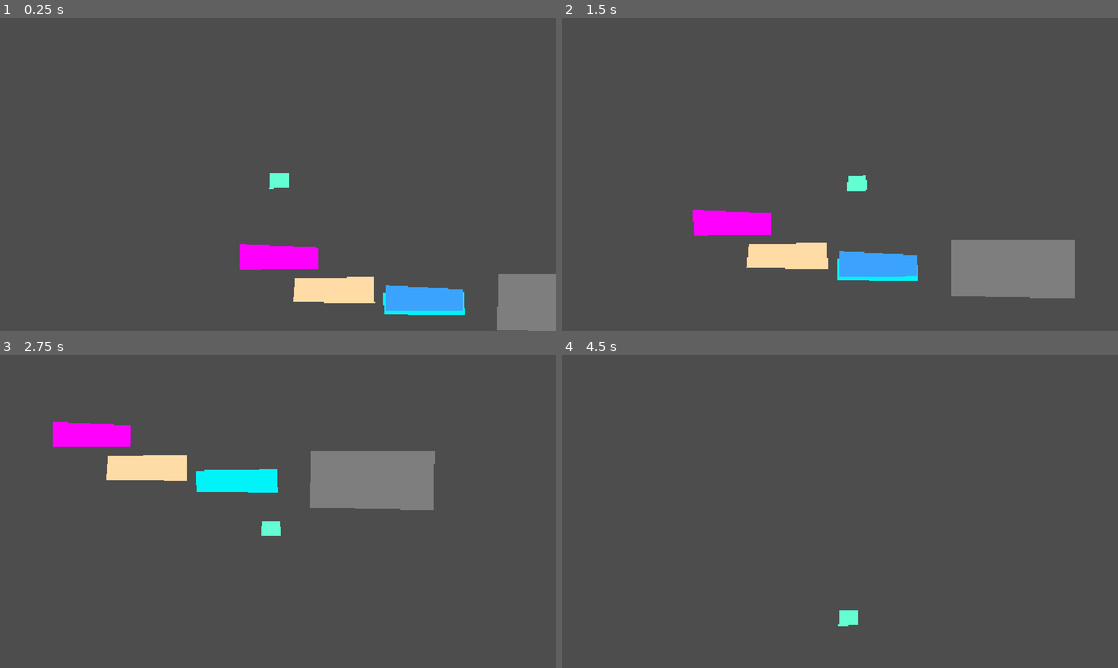
Above: before the commit, frames 1-4 (two rows, left to right).
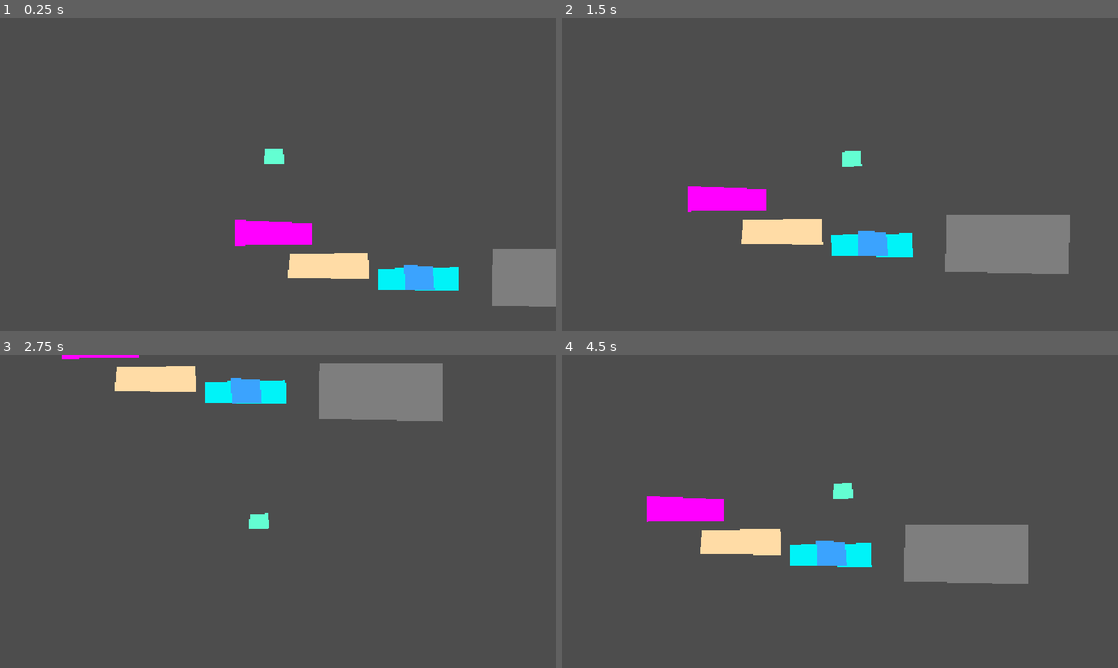
Above: after the commit, the same moments.

Repository: Ariana15-ro/Recling-Kingdom
Game: Godot game, scene res://scenes/rooms/test_room.tscn
The game is run twice, just before and just after one commit, with the same random seed, the same clock (stepped at 60 frames per second) and the same inputs.
Inputs:
- Up to frame 1 (0.25 s): no input
- Up to frame 2 (1.5 s): hold D (move_right) from 0.53 s (still down); tap E (interact) at 0.6, 1.35 s; tap Space (jump) at 0.77 s
- Up to frame 3 (2.75 s): tap Space (jump) at 1.52 s; release D (move_right) at 2.03 s; hold A (move_left) from 2.03 s (still down); tap E (interact) at 2.1 s
- Up to frame 4 (4.5 s): release A (move_left) at 2.78 s; hold D (move_right) 2.78-4.28 s; tap E (interact) at 2.85, 3.6, 4.35 s; tap Space (jump) at 3.02, 3.77 s; hold A (move_left) from 4.28 s (still down)

The runs differ from the first frame. In frame 1, 8.4% of the frame differs, in the area x 42-100%, y 41-100%; in frame 2, 10%; in frame 3, 14%, in the area x 9-80%, y 0-58%; in frame 4, 7.8%.

Commit message:
Zona B + C

Diff:
--- a/scenes/items/watering_can_pickup.tscn
+++ b/scenes/items/watering_can_pickup.tscn
@@ -3,20 +3,21 @@
 [ext_resource type="Script" uid="uid://71tm4xgy7bqy" path="res://scripts/watering_can_pickup.gd" id="1_rr0x1"]
 
 [sub_resource type="RectangleShape2D" id="RectangleShape2D_8bu3f"]
-size = Vector2(164, 52.5)
+size = Vector2(58.99624, 53.48123)
 
 [node name="WateringCanPickup" type="Area2D" unique_id=1046913780]
 rotation = 0.011295007
 script = ExtResource("1_rr0x1")
 
 [node name="Polygon2D" type="Polygon2D" parent="." unique_id=79497710]
-position = Vector2(246.58289, 50.218117)
+position = Vector2(264.60892, 53.353455)
 rotation = 0.006698916
+scale = Vector2(1.066543, 0.8737977)
 color = Color(0.23210964, 0.6430787, 0.9999998, 1)
-polygon = PackedVector2Array(-294, -50, -293, 3, -133, 1, -133, -43)
+polygon = PackedVector2Array(-245.85245, -51.795204, -244.45053, 8.398739, -186.53284, 6.1247635, -190.69937, -50.35918)
 uv = PackedVector2Array(-217, -39, -219, 14, -127, 11, -131, -41)
 
 [node name="CollisionShape2D" type="CollisionShape2D" parent="." unique_id=1444395429]
-position = Vector2(32.314243, 27.636774)
+position = Vector2(32.393272, 34.636337)
 shape = SubResource("RectangleShape2D_8bu3f")
 debug_color = Color(0.6784314, 0.29803923, 1, 1)
--- a/scenes/player/Player.tscn
+++ b/scenes/player/Player.tscn
@@ -21,7 +21,10 @@
 shape = SubResource("RectangleShape2D_6bqn6")
 
 [node name="Camera2D" type="Camera2D" parent="Player" unique_id=808845750]
+position = Vector2(11, 50)
 ignore_rotation = false
 limit_enabled = false
+limit_left = 0
+limit_bottom = 700
 position_smoothing_enabled = true
 position_smoothing_speed = 8.0
--- a/scenes/rooms/level_1.tscn
+++ b/scenes/rooms/level_1.tscn
@@ -3,64 +3,118 @@
 [ext_resource type="PackedScene" uid="uid://bpd28qo61rpd2" path="res://scenes/player/Player.tscn" id="1_jujyk"]
 [ext_resource type="PackedScene" uid="uid://bo03vkcdohy6k" path="res://scenes/rooms/polluted_zone.tscn" id="2_qqwko"]
 [ext_resource type="PackedScene" uid="uid://cn1habnlgcycd" path="res://scenes/items/watering_can_pickup.tscn" id="3_pub68"]
+[ext_resource type="PackedScene" uid="uid://brk3g7e8wh4hj" path="res://scenes/rooms/plataform.tscn" id="4_qqwko"]
+[ext_resource type="PackedScene" uid="uid://dcu05urtfn308" path="res://scenes/rooms/plataforma_mini.tscn" id="5_pub68"]
 
-[sub_resource type="PhysicsMaterial" id="PhysicsMaterial_gfjak"]
+[node name="Leverl_1" type="Node2D" unique_id=2013447258]
 
-[sub_resource type="RectangleShape2D" id="RectangleShape2D_nnide"]
-size = Vector2(164, 55.75)
+[node name="PollutedZone" parent="." unique_id=938496978 instance=ExtResource("2_qqwko")]
+position = Vector2(820, 149)
 
-[node name="TestRoom" type="Node2D" unique_id=2013447258]
+[node name="PollutedZone2" parent="." unique_id=1188844383 instance=ExtResource("2_qqwko")]
+position = Vector2(1945, 149)
 
-[node name="StaticBody2D2" type="StaticBody2D" parent="." unique_id=1830267721]
-position = Vector2(120, 70)
-physics_material_override = SubResource("PhysicsMaterial_gfjak")
+[node name="PollutedZone3" parent="." unique_id=738496462 instance=ExtResource("2_qqwko")]
+position = Vector2(602, 572)
 
-[node name="CollisionShape2D" type="CollisionShape2D" parent="StaticBody2D2" unique_id=1815137324]
-position = Vector2(-27, 0.75)
-shape = SubResource("RectangleShape2D_nnide")
-debug_color = Color(0.6784314, 0.29803923, 1, 1)
-
-[node name="Polygon2D" type="Polygon2D" parent="StaticBody2D2" unique_id=2101409356]
-position = Vector2(186, 25)
-color = Color(1, 0, 1, 1)
-polygon = PackedVector2Array(-294, -50, -293, 3, -133, 1, -133, -43)
-uv = PackedVector2Array(-217, -39, -219, 14, -127, 11, -131, -41)
-
-[node name="StaticBody2D3" type="StaticBody2D" parent="." unique_id=1780360559]
-position = Vector2(335, 230)
-physics_material_override = SubResource("PhysicsMaterial_gfjak")
-
-[node name="CollisionShape2D" type="CollisionShape2D" parent="StaticBody2D3" unique_id=1647081393]
-position = Vector2(57, -62.125)
-shape = SubResource("RectangleShape2D_nnide")
-debug_color = Color(0.6784314, 0.29803923, 1, 1)
-
-[node name="Polygon2D" type="Polygon2D" parent="StaticBody2D3" unique_id=299110534]
-position = Vector2(225, -44)
-color = Color(1.540184e-06, 0.9564342, 0.9761316, 1)
-polygon = PackedVector2Array(-251, -40, -250, 4, -82, 6, -84, -43)
-uv = PackedVector2Array(-217, -39, -219, 14, -127, 11, -131, -41)
-
-[node name="StaticBody2D4" type="StaticBody2D" parent="." unique_id=566338511]
-position = Vector2(207, 141)
-physics_material_override = SubResource("PhysicsMaterial_gfjak")
-
-[node name="CollisionShape2D" type="CollisionShape2D" parent="StaticBody2D4" unique_id=573073930]
-shape = SubResource("RectangleShape2D_nnide")
-debug_color = Color(0.6784314, 0.29803923, 1, 1)
-
-[node name="Polygon2D" type="Polygon2D" parent="StaticBody2D4" unique_id=1474172704]
-position = Vector2(186, 25)
-color = Color(1, 0.8627451, 0.6509804, 1)
-polygon = PackedVector2Array(-266, -50, -271, -1, -102, 1, -104, -53)
-uv = PackedVector2Array(-217, -39, -219, 14, -127, 11, -131, -41)
+[node name="WateringCanPickup" parent="." unique_id=178044490 instance=ExtResource("3_pub68")]
+position = Vector2(396, 352)
+rotation = 0.00046792254
 
 [node name="Node2D" parent="." unique_id=481005323 instance=ExtResource("1_jujyk")]
-position = Vector2(91, -113)
+position = Vector2(96, 440)
 
-[node name="PollutedZone" parent="." unique_id=938496978 instance=ExtResource("2_qqwko")]
-position = Vector2(-47, 10)
+[node name="Plataform" parent="." unique_id=2093002216 instance=ExtResource("4_qqwko")]
+position = Vector2(0, 480)
 
-[node name="WateringCanPickup" parent="." unique_id=178044490 instance=ExtResource("3_pub68")]
-position = Vector2(361, 132)
-rotation = 0.00046792254
+[node name="Plataform2" parent="." unique_id=1239411352 instance=ExtResource("4_qqwko")]
+position = Vector2(128, 480)
+
+[node name="Plataform3" parent="." unique_id=46504511 instance=ExtResource("4_qqwko")]
+position = Vector2(256, 480)
+
+[node name="Plataform4" parent="." unique_id=1342941755 instance=ExtResource("4_qqwko")]
+position = Vector2(384, 480)
+
+[node name="Plataform5" parent="." unique_id=1829040257 instance=ExtResource("4_qqwko")]
+position = Vector2(512, 480)
+
+[node name="Plataform6" parent="." unique_id=1209636035 instance=ExtResource("4_qqwko")]
+position = Vector2(640, 480)
+
+[node name="Escalon" parent="." unique_id=1963234520 instance=ExtResource("4_qqwko")]
+position = Vector2(832, 448)
+
+[node name="Escalon2" parent="." unique_id=790211610 instance=ExtResource("4_qqwko")]
+position = Vector2(960, 416)
+
+[node name="Escalon3" parent="." unique_id=1459967779 instance=ExtResource("4_qqwko")]
+position = Vector2(1088, 384)
+
+[node name="Escalon4" parent="." unique_id=1933177406 instance=ExtResource("4_qqwko")]
+position = Vector2(1216, 352)
+
+[node name="Escalon5" parent="." unique_id=1281618284 instance=ExtResource("4_qqwko")]
+position = Vector2(1718, 352)
+
+[node name="Escalon6" parent="." unique_id=1536795598 instance=ExtResource("4_qqwko")]
+position = Vector2(1846, 352)
+
+[node name="Escalon8" parent="." unique_id=688826006 instance=ExtResource("4_qqwko")]
+position = Vector2(1900, 739)
+
+[node name="Escalon10" parent="." unique_id=235534758 instance=ExtResource("4_qqwko")]
+position = Vector2(2011, 678)
+
+[node name="Escalon11" parent="." unique_id=1098543274 instance=ExtResource("4_qqwko")]
+position = Vector2(2108, 622)
+
+[node name="Escalon12" parent="." unique_id=971925632 instance=ExtResource("4_qqwko")]
+position = Vector2(2197, 562)
+
+[node name="Escalon13" parent="." unique_id=272292980 instance=ExtResource("4_qqwko")]
+position = Vector2(2285, 490)
+
+[node name="Escalon14" parent="." unique_id=564801078 instance=ExtResource("4_qqwko")]
+position = Vector2(2376, 430)
+
+[node name="Escalon19" parent="." unique_id=1007836634 instance=ExtResource("4_qqwko")]
+position = Vector2(3156, 307)
+
+[node name="Escalon20" parent="." unique_id=1880966217 instance=ExtResource("4_qqwko")]
+position = Vector2(3245, 247)
+
+[node name="Escalon21" parent="." unique_id=740009680 instance=ExtResource("4_qqwko")]
+position = Vector2(3333, 175)
+
+[node name="Escalon22" parent="." unique_id=121932848 instance=ExtResource("4_qqwko")]
+position = Vector2(3424, 115)
+
+[node name="Escalon23" parent="." unique_id=1287019107 instance=ExtResource("4_qqwko")]
+position = Vector2(3554, 115)
+
+[node name="Escalon9" parent="." unique_id=40413284 instance=ExtResource("4_qqwko")]
+position = Vector2(2244, 352)
+
+[node name="Escalon15" parent="." unique_id=638143023 instance=ExtResource("4_qqwko")]
+position = Vector2(2888, 352)
+
+[node name="Escalon16" parent="." unique_id=858643400 instance=ExtResource("4_qqwko")]
+position = Vector2(3012, 352)
+
+[node name="Escalon7" parent="." unique_id=593614828 instance=ExtResource("4_qqwko")]
+position = Vector2(2029, 353)
+
+[node name="Polygon2D2" type="Polygon2D" parent="Escalon7" unique_id=1019585885]
+position = Vector2(28, 19.000015)
+scale = Vector2(1, 0.5714286)
+color = Color(0.8293233, 0.44765526, 0, 1)
+offset = Vector2(79, 21)
+polygon = PackedVector2Array(-16, -48, -16, -48, -144, -48, -144, 8, -17, 7)
+uv = PackedVector2Array(-16, -48, -16, -48, -144, -48, -144, 8, -17, 7)
+
+[node name="Plataforma_mini" parent="." unique_id=1872828355 instance=ExtResource("5_pub68")]
+position = Vector2(1701, 727)
+
+[node name="Plataforma_mini2" parent="." unique_id=342487737 instance=ExtResource("5_pub68")]
+position = Vector2(1523, 727)
--- /dev/null
+++ b/scenes/rooms/plataform.tscn
@@ -0,0 +1,18 @@
+[gd_scene format=3 uid="uid://brk3g7e8wh4hj"]
+
+[sub_resource type="RectangleShape2D" id="RectangleShape2D_6bqn6"]
+size = Vector2(128, 32)
+
+[node name="Plataform" type="StaticBody2D" unique_id=2093002216]
+
+[node name="CollisionShape2D" type="CollisionShape2D" parent="." unique_id=2094796878]
+position = Vector2(127, 19)
+shape = SubResource("RectangleShape2D_6bqn6")
+
+[node name="Polygon2D" type="Polygon2D" parent="." unique_id=1769099790]
+position = Vector2(128, 18.428572)
+scale = Vector2(1, 0.5714286)
+color = Color(0.8293233, 0.44765526, 0, 1)
+offset = Vector2(79, 21)
+polygon = PackedVector2Array(-16, -48, -16, -48, -144, -48, -144, 8, -16, 7.999996)
+uv = PackedVector2Array(-16, -48, -16, -48, -144, -48, -144, 8, -17, 7)
--- /dev/null
+++ b/scenes/rooms/plataforma_mini.tscn
@@ -0,0 +1,18 @@
+[gd_scene format=3 uid="uid://dcu05urtfn308"]
+
+[sub_resource type="RectangleShape2D" id="RectangleShape2D_j1udn"]
+size = Vector2(55, 31)
+
+[node name="Plataforma_mini" type="StaticBody2D" unique_id=1872828355]
+
+[node name="CollisionShape2D" type="CollisionShape2D" parent="." unique_id=1950944255]
+position = Vector2(90.5, 19.5)
+shape = SubResource("RectangleShape2D_j1udn")
+
+[node name="Polygon2D" type="Polygon2D" parent="." unique_id=1618036707]
+position = Vector2(90.92969, 18.428572)
+scale = Vector2(0.4296875, 0.5714286)
+color = Color(0.8293233, 0.44765526, 0, 1)
+offset = Vector2(79, 21)
+polygon = PackedVector2Array(-16, -48, -16, -48, -144, -48, -144, 8, -16, 7.999996)
+uv = PackedVector2Array(-16, -48, -16, -48, -144, -48, -144, 8, -17, 7)
--- a/scenes/rooms/polluted_zone.tscn
+++ b/scenes/rooms/polluted_zone.tscn
@@ -6,7 +6,7 @@
 size = Vector2(252, 121)
 
 [sub_resource type="RectangleShape2D" id="RectangleShape2D_5sygc"]
-size = Vector2(257.5, 53)
+size = Vector2(255.375, 30.75)
 
 [node name="PollutedZone" type="Node2D" unique_id=938496978]
 script = ExtResource("1_rassq")
@@ -31,7 +31,7 @@
 position = Vector2(106, -96)
 
 [node name="CollisionShape2D" type="CollisionShape2D" parent="StaticBody2D" unique_id=528144904]
-position = Vector2(618, 288)
+position = Vector2(616, 320)
 shape = SubResource("RectangleShape2D_5sygc")
 debug_color = Color(0.9490196, 0, 0.58431375, 0.95686275)
 
--- a/scripts/player.gd
+++ b/scripts/player.gd
@@ -5,9 +5,15 @@
 @export var jump_velocity: float = -400.0
 @export var coyote_time: float = 0.1
 @export var jump_buffer_time: float = 0.1
+@export var fall_limit_y: float = 900.0
 
 var coyote_timer: float = 0.0
 var jump_buffer_timer: float = 0.0
+var spawn_position: Vector2
+
+func _ready() -> void:
+	# Guardar la posición inicial global para reaparecer allí si cae.
+	spawn_position = global_position
 
 func _physics_process(delta: float) -> void:
 	# Gravedad
@@ -37,3 +43,7 @@
 		velocity.x = move_toward(velocity.x, 0, acceleration * delta)
 
 	move_and_slide()
+
+	if global_position.y > fall_limit_y:
+		global_position = spawn_position
+		velocity = Vector2.ZERO
